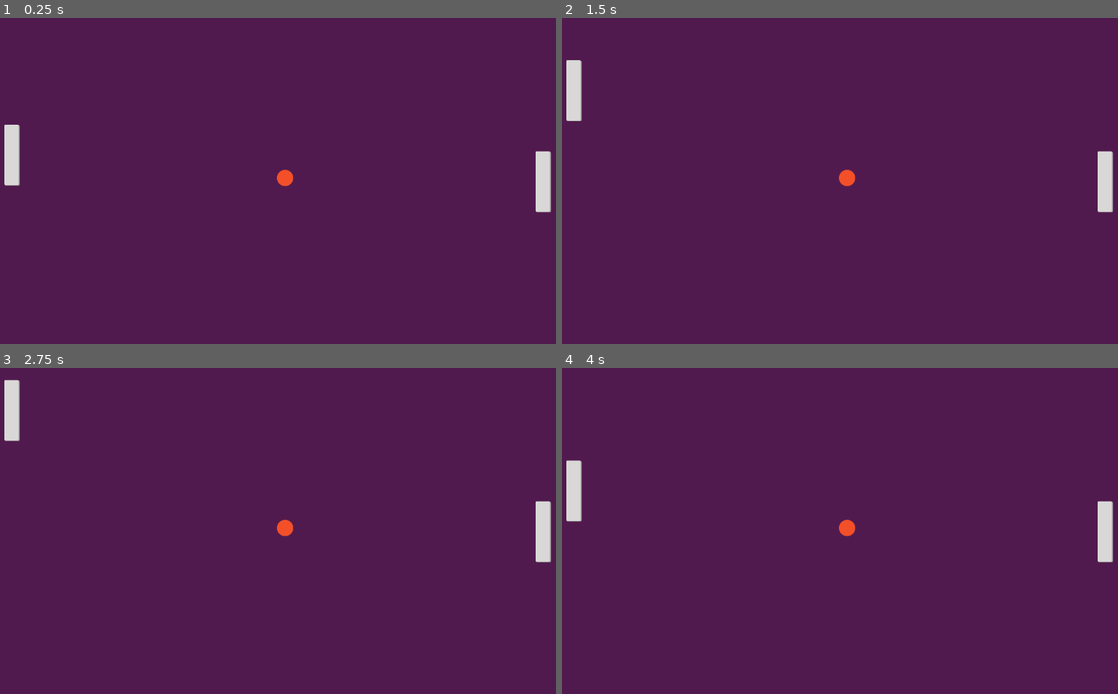
Above: before the commit, frames 1-4 (two rows, left to right).
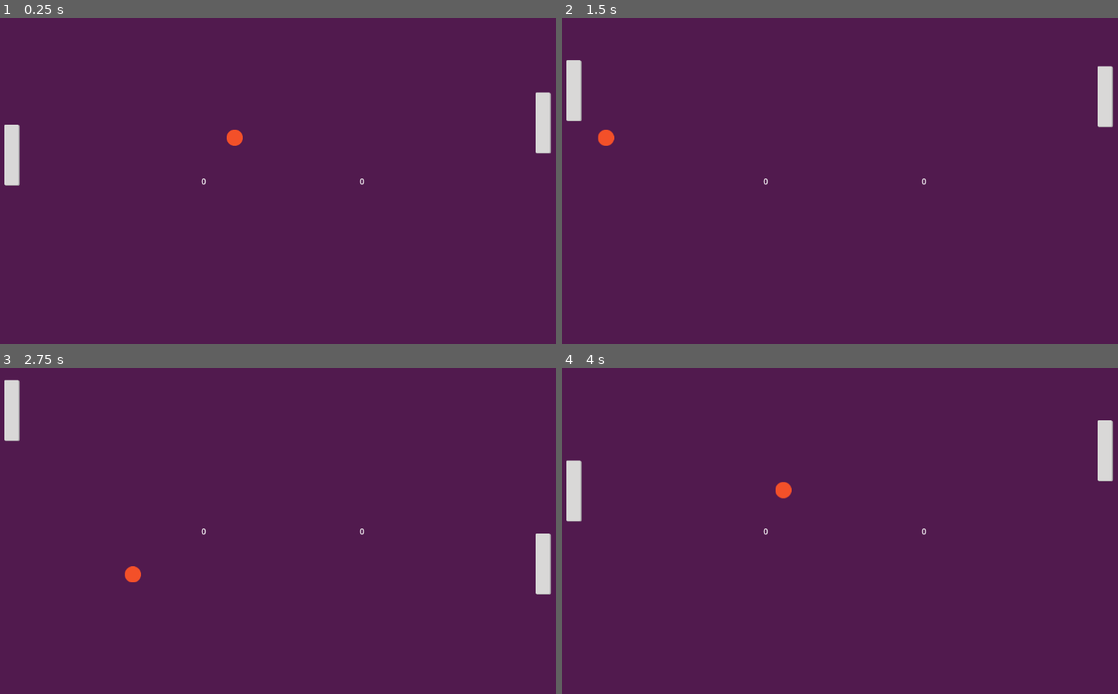
Above: after the commit, the same moments.

Repository: GoncaloGMendonca/Aula_Fundamentos
Game: Godot game, scene res://Level/node.tscn
Two runs of this game, one before a commit and one after it. Both use one fixed random seed, a clock stepped at 60 frames per second and the inputs below.
Inputs:
- Up to frame 1 (0.25 s): no input
- Up to frame 2 (1.5 s): hold Up (ui_up) 0.53-1.28 s; hold Down (ui_down) from 1.28 s (still down)
- Up to frame 3 (2.75 s): release Down (ui_down) at 2.03 s; hold Up (ui_up) from 2.03 s (still down)
- Up to frame 4 (4 s): release Up (ui_up) at 3.53 s; hold Down (ui_down) from 3.53 s (still down)

The runs differ from the first frame. In frame 1, 1.3% of the frame differs, in the area x 36-100%, y 22-60%; in frame 2, 1.3%, in the area x 6-100%, y 14-60%; in frame 3, 0.8%; in frame 4, 1.3%.

Commit message:
Commit Pong Mais mudanças

Diff:
--- /dev/null
+++ b/Projetos/Pong_Project/Ball/ball.gd
@@ -0,0 +1,16 @@
+extends CharacterBody2D
+
+@export var speed := 400
+
+
+func _ready() -> void:
+	velocity.x = [-1,1].pick_random()
+	velocity.y = [-0.8,0.8].pick_random()
+	velocity = velocity * speed
+
+
+func _physics_process(delta: float)-> void:
+	var collision := move_and_collide(velocity*delta)
+
+	if collision:
+		velocity = velocity.bounce(collision.get_normal())
--- a/Projetos/Pong_Project/Ball/ball.tscn
+++ b/Projetos/Pong_Project/Ball/ball.tscn
@@ -1,11 +1,13 @@
-[gd_scene load_steps=3 format=3 uid="uid://y4ei0r3b7obj"]
+[gd_scene load_steps=4 format=3 uid="uid://y4ei0r3b7obj"]
 
 [ext_resource type="Texture2D" uid="uid://tub3ldftprvb" path="res://pong_assets/Ball.png" id="1_71358"]
+[ext_resource type="Script" path="res://Ball/ball.gd" id="1_rs8fh"]
 
 [sub_resource type="CircleShape2D" id="CircleShape2D_ggivd"]
 radius = 18.0278
 
 [node name="Ball" type="CharacterBody2D"]
+script = ExtResource("1_rs8fh")
 
 [node name="CollisionShape2D" type="CollisionShape2D" parent="."]
 shape = SubResource("CircleShape2D_ggivd")
--- /dev/null
+++ b/Projetos/Pong_Project/Level/node.gd
@@ -0,0 +1,19 @@
+extends Node
+
+var player_score:= 0
+var opponent_score:=0
+
+@onready var opponent_label: Label = %OppentScore
+@onready var player_label: Label = %PlayerScore
+
+
+func _on_wall_left_body_entered(body: Node2D) -> void:
+	body.position = get_viewport().size / 2
+	opponent_score += 1
+	opponent_label.text = str(opponent_score)
+
+
+func _on_wal_right_body_entered(body: Node2D)-> void:
+	body.position = get_viewport().size / 2
+	player_score +=1
+	player_label.text = str(player_score)
--- a/Projetos/Pong_Project/Level/node.tscn
+++ b/Projetos/Pong_Project/Level/node.tscn
@@ -1,5 +1,6 @@
-[gd_scene load_steps=5 format=3 uid="uid://b7vl4m60d063k"]
+[gd_scene load_steps=7 format=3 uid="uid://b7vl4m60d063k"]
 
+[ext_resource type="Script" path="res://Level/node.gd" id="1_dgw1y"]
 [ext_resource type="PackedScene" uid="uid://b0wn46od1556g" path="res://Player/character_body_2d.tscn" id="1_pg4sg"]
 [ext_resource type="PackedScene" uid="uid://d4cg608s5otey" path="res://opppent_paddle.tscn" id="2_garsg"]
 [ext_resource type="PackedScene" uid="uid://y4ei0r3b7obj" path="res://Ball/ball.tscn" id="3_cb5ac"]
@@ -7,7 +8,11 @@
 [sub_resource type="RectangleShape2D" id="RectangleShape2D_5unsx"]
 size = Vector2(1182, 29)
 
+[sub_resource type="RectangleShape2D" id="RectangleShape2D_7t0rm"]
+size = Vector2(52, 639)
+
 [node name="Level" type="Node"]
+script = ExtResource("1_dgw1y")
 
 [node name="Background" type="ColorRect" parent="."]
 anchors_preset = 15
@@ -16,6 +21,31 @@
 grow_horizontal = 2
 grow_vertical = 2
 color = Color(0.317647, 0.101961, 0.305882, 1)
+
+[node name="HBoxContainer" type="HBoxContainer" parent="."]
+anchors_preset = 14
+anchor_top = 0.5
+anchor_right = 1.0
+anchor_bottom = 0.5
+grow_horizontal = 2
+grow_vertical = 2
+theme_override_constants/separation = 150
+alignment = 1
+
+[node name="PlayerScore" type="Label" parent="HBoxContainer"]
+unique_name_in_owner = true
+layout_mode = 2
+text = "0
+"
+
+[node name="VSeparator" type="VSeparator" parent="HBoxContainer"]
+modulate = Color(0.988235, 1, 1, 0)
+layout_mode = 2
+
+[node name="OppentScore" type="Label" parent="HBoxContainer"]
+unique_name_in_owner = true
+layout_mode = 2
+text = "0"
 
 [node name="Player_Paddle" parent="." instance=ExtResource("1_pg4sg")]
 position = Vector2(31, 324)
@@ -34,8 +64,26 @@
 position = Vector2(552, -335.5)
 shape = SubResource("RectangleShape2D_5unsx")
 
-[node name="Opppent_Paddle" parent="." instance=ExtResource("2_garsg")]
+[node name="Opppent_Paddle" parent="." node_paths=PackedStringArray("ball") instance=ExtResource("2_garsg")]
 position = Vector2(1085, 377)
+ball = NodePath("../Ball")
 
 [node name="Ball" parent="." instance=ExtResource("3_cb5ac")]
 position = Vector2(580, 318)
+
+[node name="WallLeft" type="Area2D" parent="."]
+position = Vector2(0, 377)
+
+[node name="CollisionShape2D" type="CollisionShape2D" parent="WallLeft"]
+position = Vector2(-25, -51)
+shape = SubResource("RectangleShape2D_7t0rm")
+
+[node name="WalRight" type="Area2D" parent="."]
+position = Vector2(1201, 377)
+
+[node name="CollisionShape2D" type="CollisionShape2D" parent="WalRight"]
+position = Vector2(-25, -50.5)
+shape = SubResource("RectangleShape2D_7t0rm")
+
+[connection signal="body_entered" from="WallLeft" to="." method="_on_wall_left_body_entered"]
+[connection signal="body_entered" from="WalRight" to="." method="_on_wal_right_body_entered"]
--- a/Projetos/Pong_Project/Player/character_body_2d.gd
+++ b/Projetos/Pong_Project/Player/character_body_2d.gd
@@ -4,12 +4,16 @@
 
 var direction := 0.0
 
+@onready var start_position := position
+
 # Called when the node enters the scene tree for the first time.
 
 
 func _physics_process(delta: float) -> void:
+	position.x = 0
 	velocity.y = direction * speed
 	move_and_slide()
+	position.x = start_position.x
 
 func _unhandled_input(event: InputEvent) -> void:
 	direction = Input.get_axis("ui_up","ui_down")
--- /dev/null
+++ b/Projetos/Pong_Project/opppent_paddle.gd
@@ -0,0 +1,27 @@
+extends CharacterBody2D
+
+@export var speed := 500
+
+@export var ball :Node2D
+
+@onready var start_position := position
+
+func _physics_process(delta:float) -> void:
+	velocity.x = 0
+	velocity.y = get_direction() * speed
+	move_and_slide()
+	position.x = start_position.x
+
+
+
+
+func get_direction() -> int:
+	var dead_zone := 25
+
+	if ball.position.y - position.y < -dead_zone:
+		return -1
+	elif  ball.position.y - position.y > dead_zone:
+		return 1
+
+
+	return 0
--- a/Projetos/Pong_Project/opppent_paddle.tscn
+++ b/Projetos/Pong_Project/opppent_paddle.tscn
@@ -1,11 +1,13 @@
-[gd_scene load_steps=3 format=3 uid="uid://d4cg608s5otey"]
+[gd_scene load_steps=4 format=3 uid="uid://d4cg608s5otey"]
 
 [ext_resource type="Texture2D" uid="uid://fe1xiy3s2a4w" path="res://pong_assets/Paddle.png" id="1_gnfd2"]
+[ext_resource type="Script" path="res://opppent_paddle.gd" id="1_nfws6"]
 
 [sub_resource type="RectangleShape2D" id="RectangleShape2D_5pplt"]
 size = Vector2(31, 123)
 
 [node name="Opppent_Paddle" type="CharacterBody2D"]
+script = ExtResource("1_nfws6")
 metadata/_edit_group_ = true
 
 [node name="Sprite2D" type="Sprite2D" parent="."]
